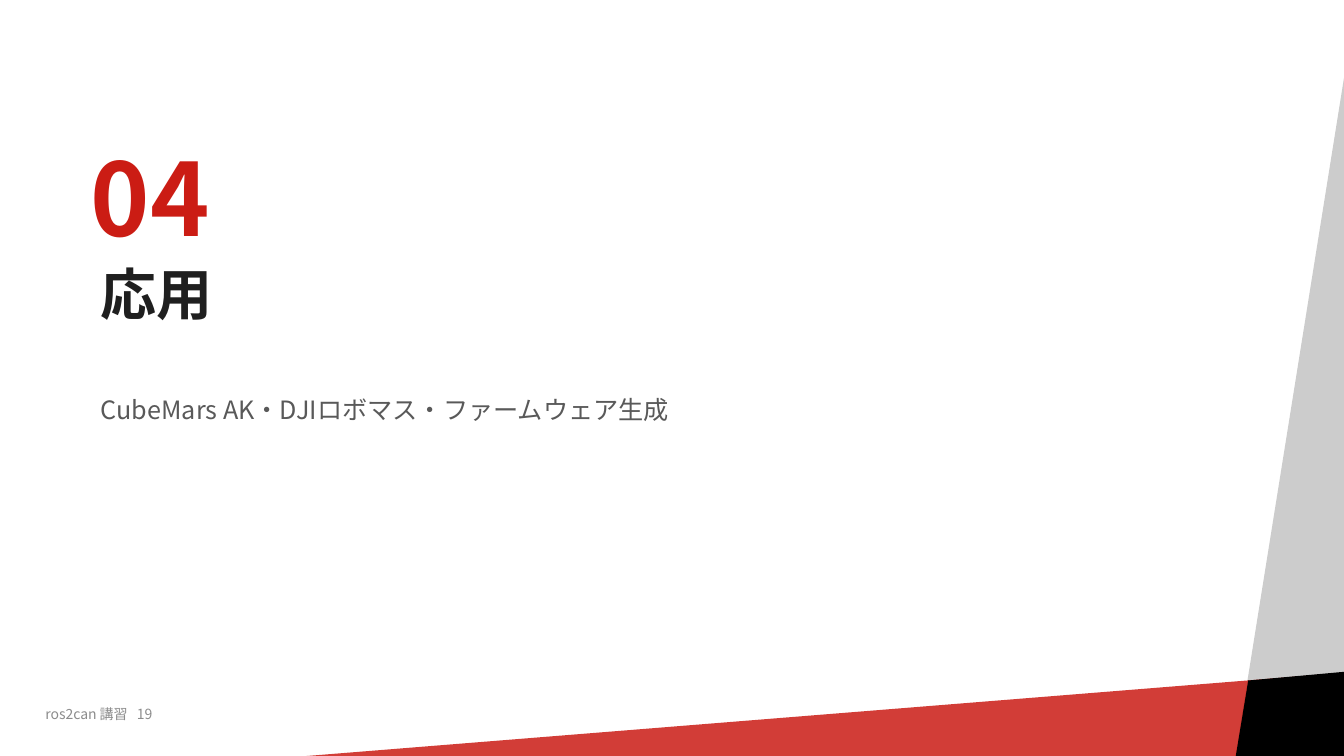
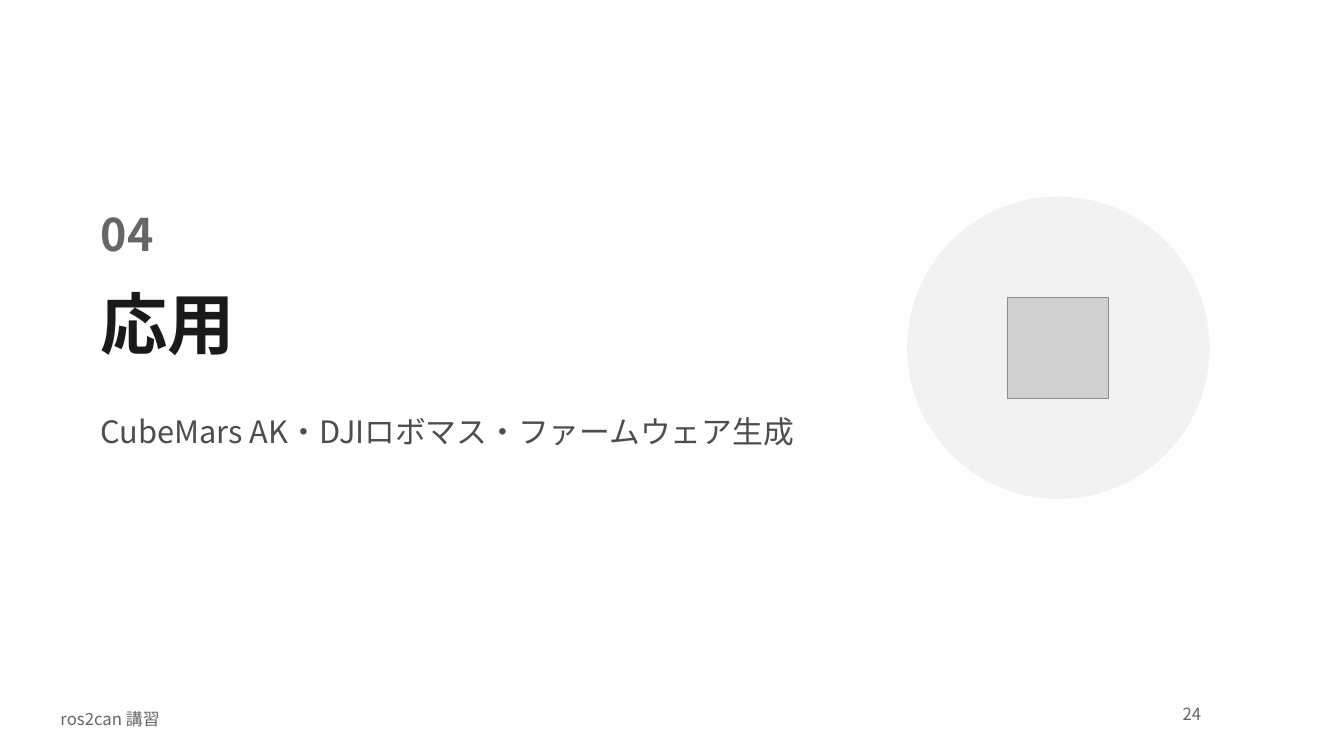
Before and after one commit to RRST-NHK-Project/ros2can, a slide deck: slide 24 of pptx/ros2can講習.pptx (slide 19 before the commit). Drawn at 1344x756 pixels with LibreOffice and Linux fonts; fonts in the diff are those of the drawing; grey boxes stand for pictures; background and template pictures are left out. Boxes give left, top, right and bottom in pixels: in the first picture for what was removed or moved away, otherwise in the second. Text is boxed around its words. In the diff, an @@ line names an element or a change of style, - is before the commit and + after.

```diff
--- a/pptx/ros2can講習.pptx
+++ b/pptx/ros2can講習.pptx
@@ rectangle removed at [1136,18,1344,756] @@
@@ text "04": place and size @@
-text "04" at [91,160,210,238]
+text "04" at [101,217,154,252]
@@ text "04" at [101,217,154,252]: size 72 to 32 pt, text colour #CB1C14 to #666666; more space between paragraphs; vertical alignment bottom to top @@
@@ ellipse added at [907,197,1210,499], fill #F2F2F2 @@
@@ title "応用": place and size @@
-title "応用" at [101,267,213,320]
+title "応用" at [101,292,235,355]
@@ title "応用" at [101,292,235,355]: size 40 to 48 pt, text colour #1F1F1F to #1A1A1A; line spacing 0.9 to 1; less space between paragraphs @@
@@ picture added at [1008,297,1109,398] @@
@@ text "CubeMars AK・DJIロボマス・ファームウェア生成": place and size @@
-text "CubeMars AK・DJIロボマス・ファームウェア生成" at [101,398,669,421]
+text "CubeMars AK・DJIロボマス・ファームウェア生成" at [101,417,794,445]
@@ text "CubeMars AK・DJIロボマス・ファームウェア生成" at [101,417,794,445]: size 18 to 22 pt, text colour #595959 to #4D4D4D; line spacing 0.9 to 1; less space between paragraphs @@
@@ rectangle removed at [57,666,1344,756] @@
@@ parallelogram removed at [1218,666,1344,756] @@
@@ text removed at [45,707,153,720] @@
-ros2can 講習 19
@@ text added at [60,711,160,727], 12 pt, text #666666 @@
+ros2can 講習
@@ page number added at [1183,707,1202,720], 12 pt, text #666666 @@
+24
```
Also in this commit, not shown: 22 other slides changed, 12 slides added, 5 other files.
